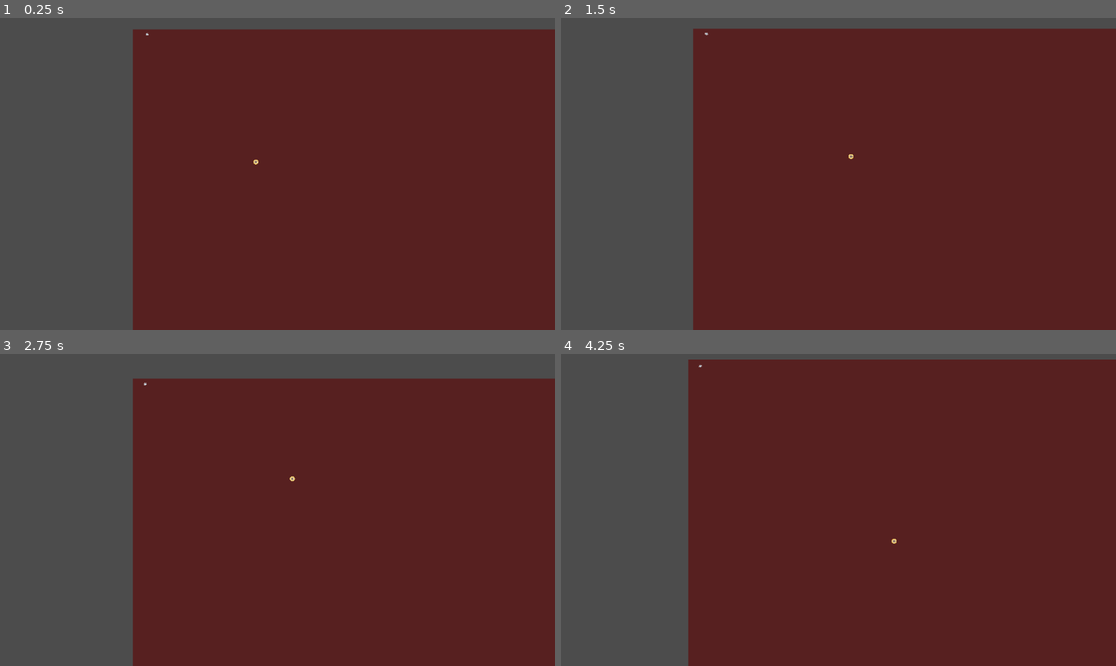
Above: before the commit, frames 1-4 (two rows, left to right).
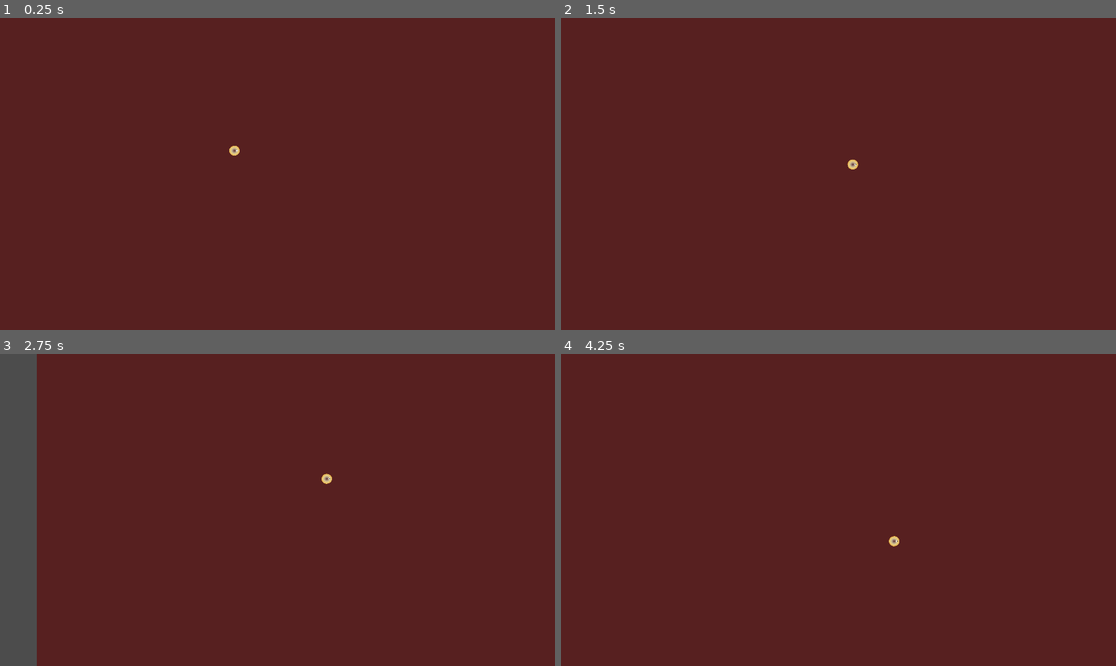
Above: after the commit, the same moments.

Repository: Psykopear/Momentum
Game: Godot game, scene res://Main.tscn
Two runs of this game, one before a commit and one after it. Both use one fixed random seed, a clock stepped at 60 frames per second and the inputs below.
Inputs (mouse positions are in pixels of both pictures, inside the frame that each line leads up to):
- Up to frame 1 (0.25 s): no input
- Up to frame 2 (1.5 s): move the mouse to (960, 158) at 0.52 s; hold Space (drop_hammer) 0.53-1.28 s; move the mouse to (727, 189) at 1.27 s; tap Mouse wheel up (zoom_in) at 1.35 s
- Up to frame 3 (2.75 s): move the mouse to (333, 441) at 2.02 s; hold Mouse wheel down (zoom_out) from 2.03 s (still down)
- Up to frame 4 (4.25 s): move the mouse to (810, 572) at 2.77 s; release Mouse wheel down (zoom_out) at 2.78 s; tap Space (drop_hammer) at 2.85 s; move the mouse to (1005, 556) at 3.52 s; hold Mouse wheel up (zoom_in) from 3.53 s (still down)

The runs differ from the first frame. In frame 1, 27% of the frame differs, in the area x 0-100%, y 0-100%; in frame 2, 26%; in frame 3, 23%; in frame 4, 24%.

Commit message:
Fix physics paramters

Diff:
--- a/game/Character.tscn
+++ b/game/Character.tscn
@@ -16,7 +16,7 @@
 extents = Vector2( 128, 1024 )
 _sections_unfolded = [ "Resource" ]
 
-[node name="Player" type="Node2D"]
+[node name="Player" type="Node2D" index="0"]
 
 script = ExtResource( 1 )
 MOUSE = true
@@ -27,10 +27,10 @@
 collision_layer = 1
 collision_mask = 1
 mode = 2
-mass = 100.0
+mass = 150.0
 friction = 1.0
 bounce = 0.0
-gravity_scale = 1.0
+gravity_scale = 0.5
 custom_integrator = false
 continuous_cd = 0
 contacts_reported = 0
@@ -62,7 +62,7 @@
 anchor_mode = 1
 rotating = false
 current = true
-zoom = Vector2( 20, 20 )
+zoom = Vector2( 10, 10 )
 limit_left = -10000000
 limit_top = -10000000
 limit_right = 10000000
@@ -91,15 +91,16 @@
 
 [node name="Hammer" type="RigidBody2D" parent="." index="1"]
 
+editor/display_folded = true
 position = Vector2( 0, 2000 )
 input_pickable = false
 collision_layer = 1
 collision_mask = 1
 mode = 0
-mass = 10.0
+mass = 50.0
 friction = 1.0
 bounce = 0.0
-gravity_scale = 1.0
+gravity_scale = 2.0
 custom_integrator = false
 continuous_cd = 0
 contacts_reported = 0
@@ -115,11 +116,13 @@
 [node name="CollisionShape2D" type="CollisionShape2D" parent="Hammer" index="0"]
 
 shape = SubResource( 2 )
-_sections_unfolded = [ "Transform" ]
+_sections_unfolded = [ "Material", "Pause", "Transform", "Visibility", "Z Index" ]
 
 [node name="Shields" type="Node2D" parent="." index="2"]
 
 [node name="Joints" type="Node2D" parent="." index="3"]
+
+editor/display_folded = true
 
 [node name="HammerJoint" type="PinJoint2D" parent="Joints" index="0"]
 
--- a/game/Main.tscn
+++ b/game/Main.tscn
@@ -3,7 +3,7 @@
 [ext_resource path="res://Character.tscn" type="PackedScene" id=1]
 [ext_resource path="res://Ameba.tscn" type="PackedScene" id=2]
 
-[node name="Main" type="Node2D" index="0"]
+[node name="Main" type="Node2D"]
 
 _sections_unfolded = [ "Transform" ]
 
